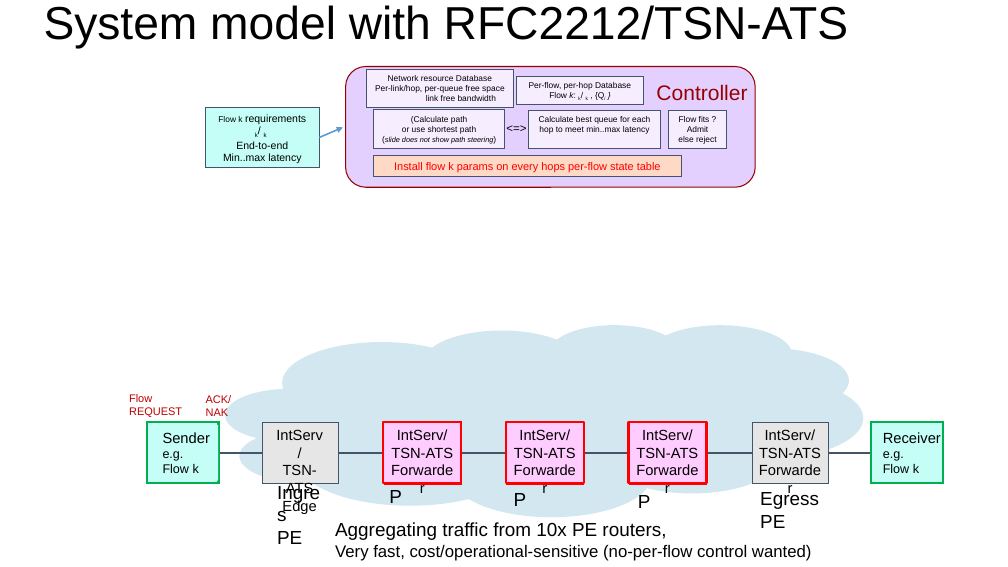
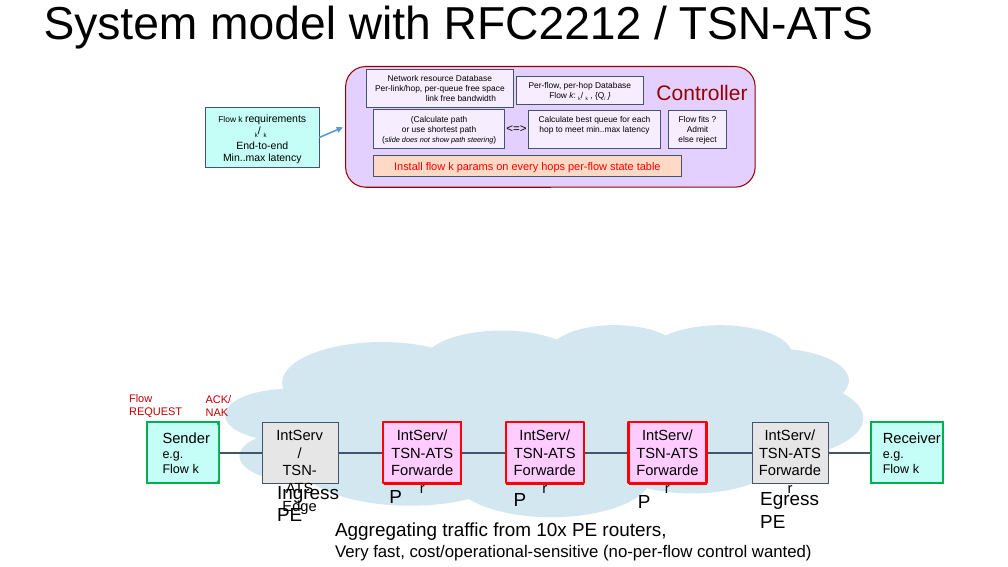
Before and after one commit to toerless/detnet, a slide deck: slide 13 of slides/interim-2023-07-19-glbf.pptx. Drawn at 1008x567 pixels with LibreOffice and Linux fonts; fonts in the diff are those of the drawing. Boxes give left, top, right and bottom in pixels: in the first picture for what was removed or moved away, otherwise in the second. Text is boxed around its words. In the diff, an @@ line names an element or a change of style, - is before the commit and + after.

```diff
--- a/slides/interim-2023-07-19-glbf.pptx
+++ b/slides/interim-2023-07-19-glbf.pptx
@@ title at [44, 5, 873, 49]: spaces changed @@
-System model with RFC2212/TSN-ATS
+System model with RFC2212 / TSN-ATS
@@ text at [277, 484, 339, 503]: text changed @@
-Ingres
+Ingress
```
Also in this commit, not shown: 10 other slides changed, 1 slide added, 3 other files.
